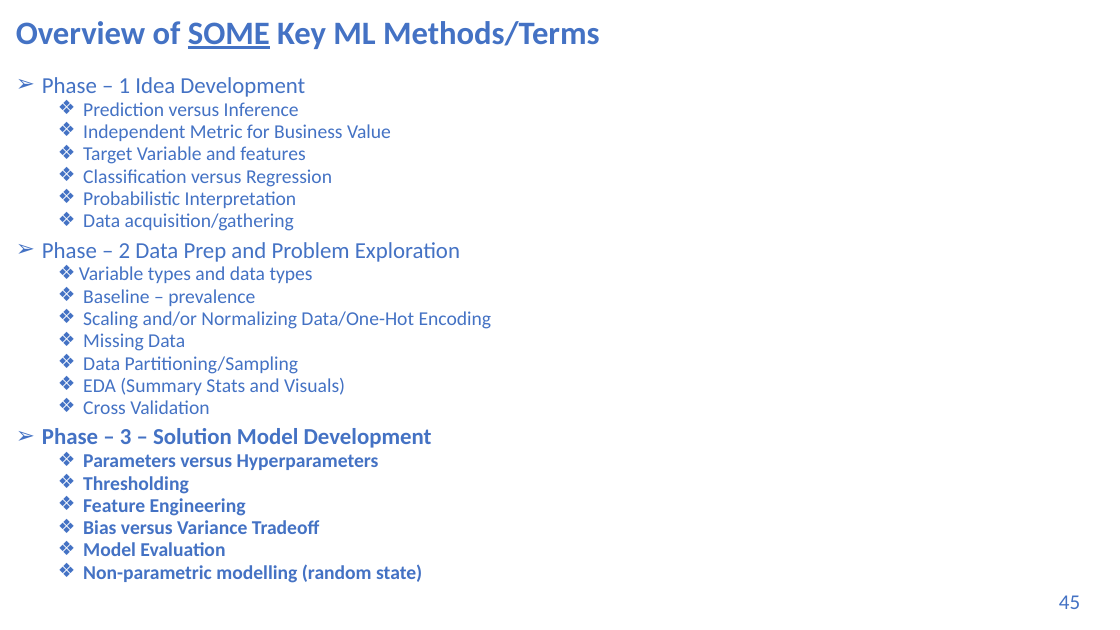
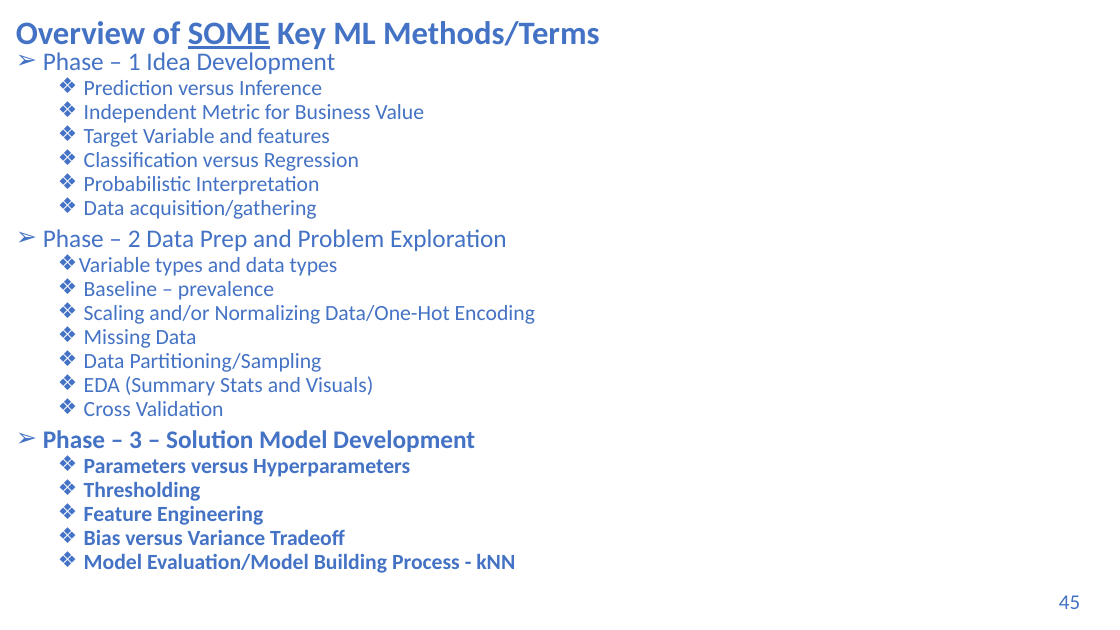
Before and after one commit to UVADS/DS-3001, a slide deck: slide 45 of 05_ML_Concepts_II_Data_Prep/machine_learning_bootcamp.pptx. Drawn at 1120x630 pixels with LibreOffice and Linux fonts; fonts in the diff are those of the drawing. Boxes give left, top, right and bottom in pixels: in the first picture for what was removed or moved away, otherwise in the second. Text is boxed around its words. In the diff, an @@ line names an element or a change of style, - is before the commit and + after.

```diff
--- a/05_ML_Concepts_II_Data_Prep/machine_learning_bootcamp.pptx
+++ b/05_ML_Concepts_II_Data_Prep/machine_learning_bootcamp.pptx
@@ text "Phase – 1 Idea Development" moved from (x1=42, y1=77, x2=492, y2=583) to (x1=43, y1=52, x2=535, y2=573) @@
@@ text at (x1=43, y1=52, x2=535, y2=545): size 19.6 to 21.7 pt in "Phase – 1 Idea Development", "Phase – 2 Data Prep and Problem ...", "Phase – 3 – Solution Model Development"; size 16.8 to 18.6 pt in "Prediction versus Inference", "Independent Metric for Business Value", "Target Variable and features", "Classification versus Regression" and 13 more places @@
@@ text at (x1=84, y1=553, x2=515, y2=573): text changed; size 16.8 to 18.6 pt @@
-  ❖ Model Evaluation
-  ❖ Non-parametric modelling (random state)
+  ❖ Model Evaluation/Model Building Process - kNN
```
Also in this commit, not shown: 2 other slides changed, 2 slides added, 47 other files.
